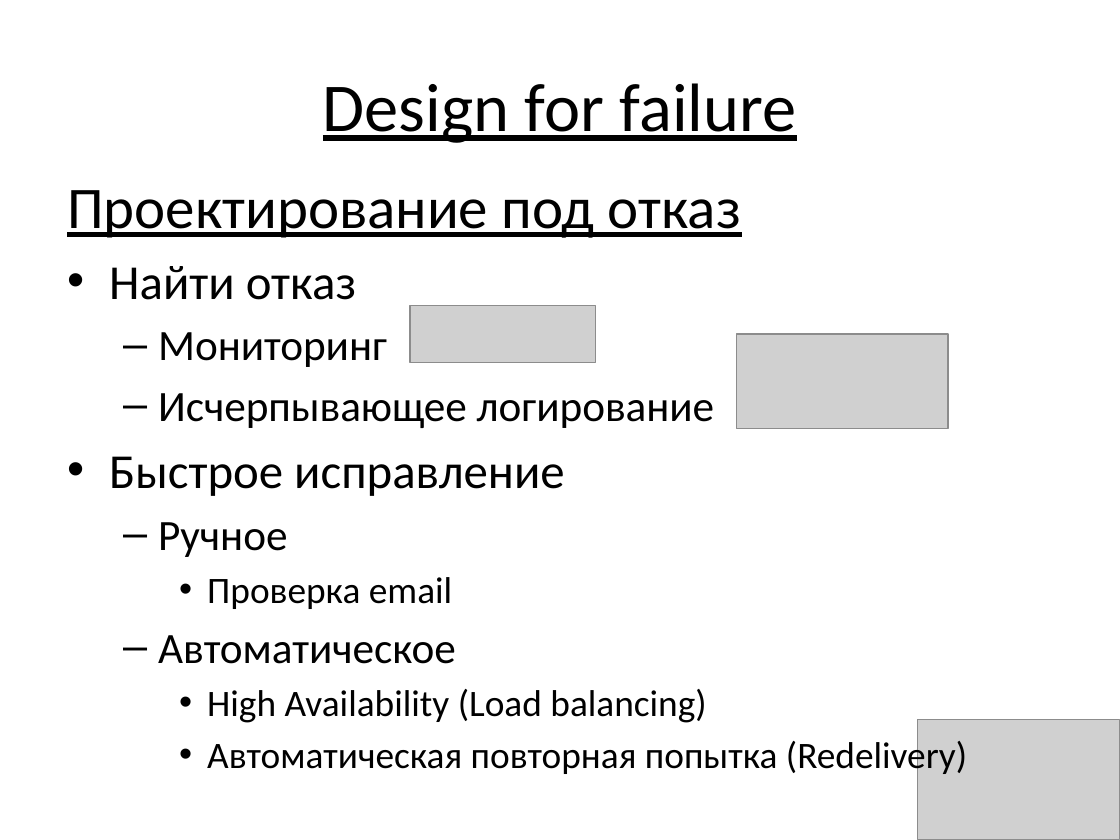
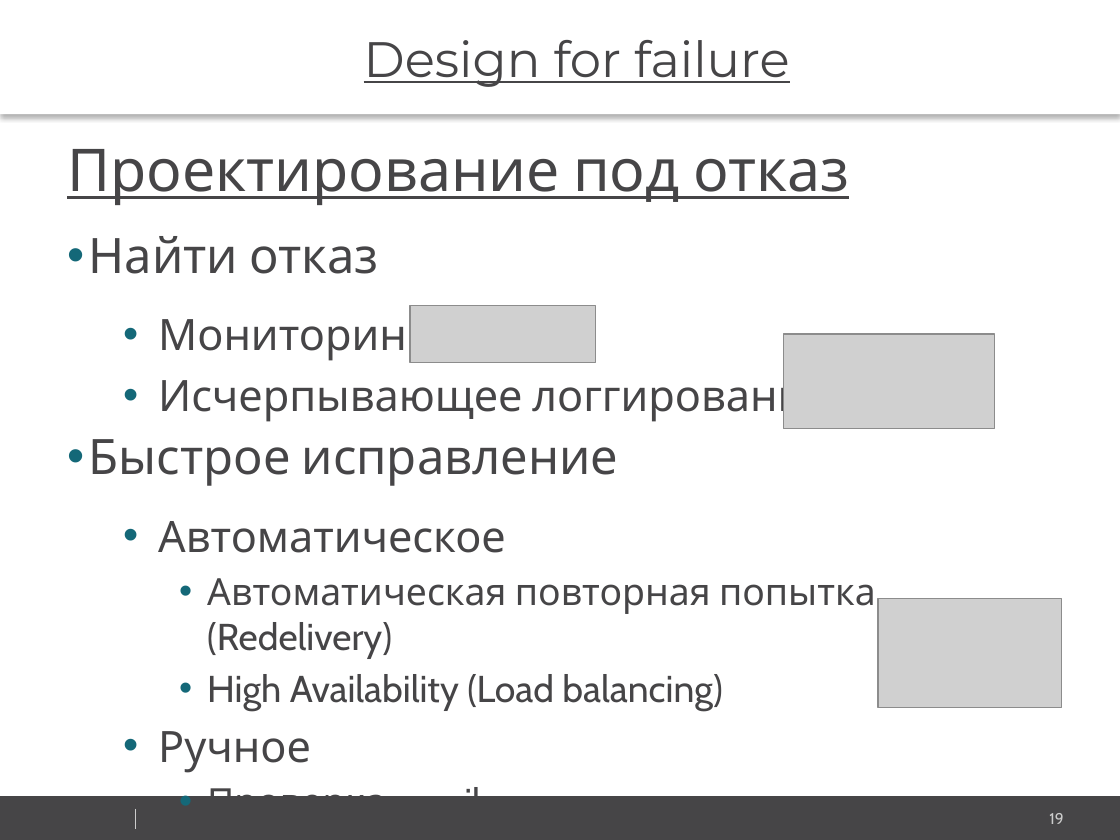
Before and after one commit to vitali-kviatkouski/personal, a slide deck: slide 19 of Microservices.pptx (slide 18 before the commit). Drawn at 1120x840 pixels with LibreOffice and Linux fonts; fonts in the diff are those of the drawing; grey boxes stand for pictures; background and template pictures are left out. Boxes give left, top, right and bottom in pixels: in the first picture for what was removed or moved away, otherwise in the second. Text is boxed around its words. In the diff, an @@ line names an element or a change of style, - is before the commit and + after.

```diff
--- a/Microservices.pptx
+++ b/Microservices.pptx
@@ text "Design for failure": place and size @@
-text "Design for failure" at <box>323,83,797,143</box>
+text "Design for failure" at <box>0,0,1120,114</box>
@@ text "Design for failure" at <box>0,0,1120,114</box>: size 44 to 32 pt, font Calibri to Montserrat, text colour #000000 to #464547; more space between paragraphs; fill none to #FFFFFF; shadow on @@
@@ text "Проектирование под отказ": place and size @@
-text "Проектирование под отказ" at <box>67,190,967,778</box>
+text "Проектирование под отказ" at <box>67,149,876,773</box>
@@ text at <box>67,149,849,773</box>: font Calibri to Cabin, text colour #000000 to #464547 in "Проектирование под отказ", "Найти отказ", "Мониторинг", "Быстрое исправление" and 2 more places; line spacing 1 to 1.1; more space between paragraphs; indent changed; bullet – to • @@
@@ picture: place and size @@
-picture at <box>736,334,948,429</box>
+picture at <box>783,334,995,429</box>
@@ text at <box>158,370,830,423</box>: text changed; font Calibri to Cabin; text colour #000000 to #464547 @@
-  – Исчерпывающее логирование
+  • Исчерпывающее логгирование
@@ text at <box>158,521,876,711</box>: paragraphs added @@
+  • Автоматическое
+    • Автоматическая повторная попытка (Redelivery)
+    • High Availability (Load balancing)
@@ picture: place and size @@
-picture at <box>917,720,1120,840</box>
+picture at <box>878,599,1062,708</box>
@@ text at <box>158,635,967,778</box>: paragraphs removed @@
-  – Автоматическое
-    • High Availability (Load balancing)
-    • Автоматическая повторная попытка (Redelivery)
@@ rectangle added at <box>0,796,1120,840</box>, fill #464547 @@
@@ line added from (136, 809) to (136, 829), #CCCCCC 0.25 pt @@
@@ page number added at <box>1049,813,1063,824</box>, 10 pt, text #CCCCCC @@
+19
```
Also in this commit, not shown: 21 other slides changed, 20 slides added, 3 slides removed, 3 other files.
